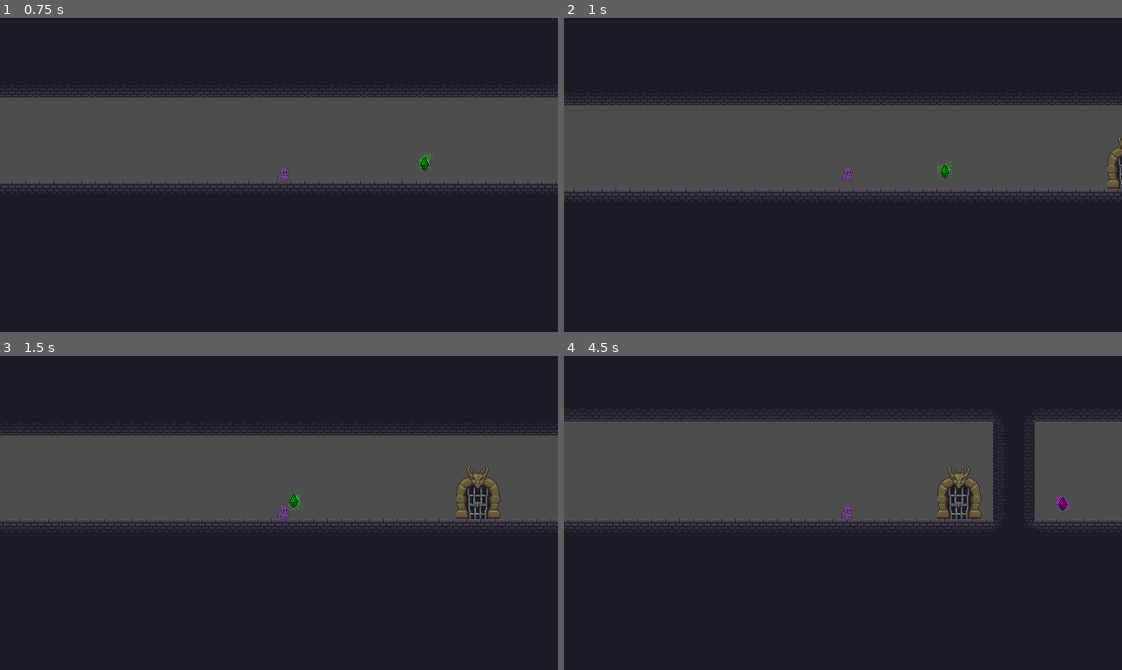
Above: before the commit, frames 1-4 (two rows, left to right).
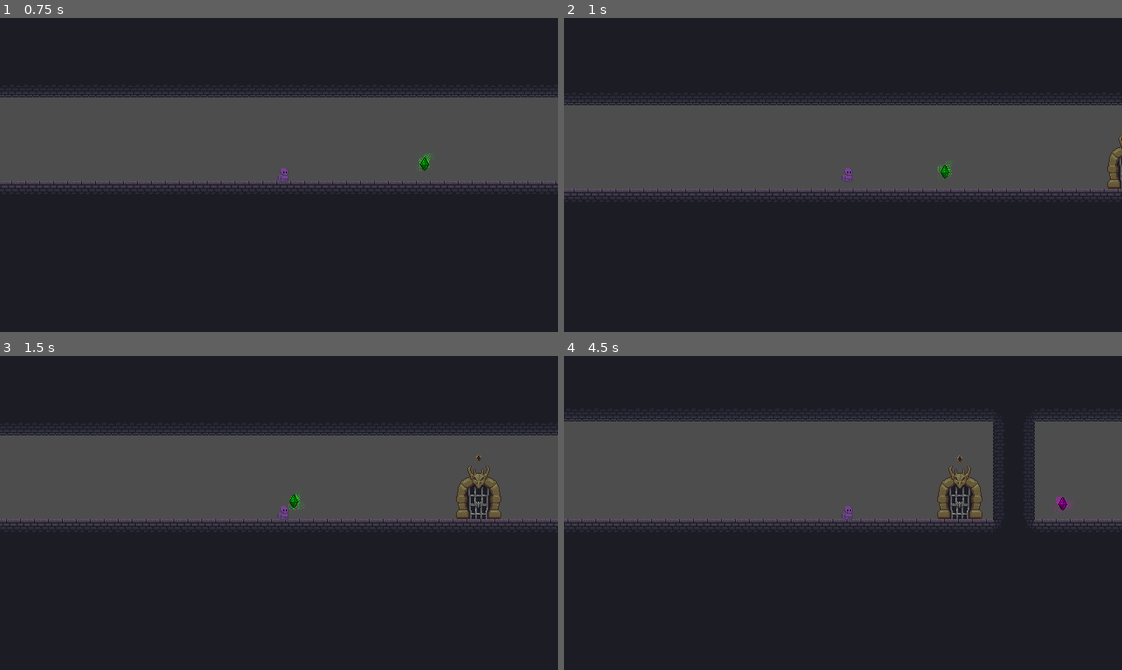
Above: after the commit, the same moments.

Repository: MatthewBL/Gates-and-Gems
Game: Godot game, scene res://scenes/level_manager/level_manager.tscn
Two runs of this game, one before a commit and one after it. Both use one fixed random seed, a clock stepped at 60 frames per second and the inputs below.
Inputs:
- Up to frame 1 (0.75 s): hold D (ui_right) from 0.53 s (still down); tap E (interact) at 0.6 s
- Up to frame 2 (1 s): keep holding D (ui_right); tap Space (ui_accept) at 0.77 s
- Up to frame 3 (1.5 s): keep holding D (ui_right); tap E (interact) at 1.35 s
- Up to frame 4 (4.5 s): tap Space (ui_accept) at 1.52, 3.02, 3.77 s; release D (ui_right) at 2.03 s; hold A (ui_left) 2.03-2.78 s; tap E (interact) every 0.75 s from 2.1 to 4.35 s; hold D (ui_right) 2.78-4.28 s; hold A (ui_left) from 4.28 s (still down)

Frame 1 is identical in both runs. In frame 2, 0.1% of the frame differs, in the area x 97-100%, y 37-55%; in frame 3, 0.5%, in the area x 81-90%, y 31-52%; in frame 4, 0.5%.

Commit message:
Add gem in door

Diff:
--- a/scenes/door.tscn
+++ b/scenes/door.tscn
@@ -20,7 +20,7 @@
 position = Vector2(26, -30.5)
 texture = ExtResource("2_uvdjg")
 region_enabled = true
-region_rect = Rect2(1, 1, 52, 61)
+region_rect = Rect2(0, 1, 52, 61)
 
 [node name="CollisionShape2D" type="CollisionShape2D" parent="." unique_id=259710735]
 position = Vector2(26, -30.5)
--- /dev/null
+++ b/scenes/door_gem.gd
@@ -0,0 +1,10 @@
+class_name DoorGem
+extends Sprite2D
+
+
+@onready var gem: Sprite2D = %Gem
+
+
+func set_gem_color(color: Color) -> void:
+	gem.visible = true
+	gem.modulate = color
--- /dev/null
+++ b/scenes/door_gem.tscn
@@ -0,0 +1,17 @@
+[gd_scene format=3 uid="uid://djeqe0yp5pkst"]
+
+[ext_resource type="Texture2D" uid="uid://bs6cdl03dhbwx" path="res://Assets/Escenario/Elementos/gema hueco.png" id="1_64vkw"]
+[ext_resource type="Script" uid="uid://w0p81m38ttmc" path="res://scenes/door_gem.gd" id="2_fniwu"]
+
+[node name="DoorGem" type="Sprite2D" unique_id=991967074]
+texture = ExtResource("1_64vkw")
+region_enabled = true
+region_rect = Rect2(0, 0, 6, 8)
+script = ExtResource("2_fniwu")
+
+[node name="Gem" type="Sprite2D" parent="." unique_id=1751800314]
+unique_name_in_owner = true
+visible = false
+texture = ExtResource("1_64vkw")
+region_enabled = true
+region_rect = Rect2(9, 1, 4, 6)
--- a/scenes/gem.gd
+++ b/scenes/gem.gd
@@ -25,12 +25,11 @@
 	collision_layer = 0
 	collision_mask = 0
 	var tween: Tween =  create_tween()
-	tween.tween_property(sprite_2d, "global_scale", Vector2(0.01, 0.01), 0.2)
+	tween.tween_property(sprite_2d, "global_scale", Vector2(0.01, 0.01), 0.1)
 	tween.parallel()
-	tween.tween_property(idle_particles_2d, "global_scale", Vector2(0.01, 0.01), 0.2)
+	tween.tween_property(idle_particles_2d, "global_scale", Vector2(0.01, 0.01), 0.1)
 	await tween.finished
-	sprite_2d.visible = false
-	idle_particles_2d.visible = false
+	destroy_particles_2d.modulate = modulate
+	destroy_particles_2d.reparent(get_parent())
 	destroy_particles_2d.emitting = true
-	await destroy_particles_2d.finished
 	queue_free()
--- a/scenes/level_manager/level_manager.gd
+++ b/scenes/level_manager/level_manager.gd
@@ -63,8 +63,12 @@
 	var gems = get_tree().get_nodes_in_group("Gem")
 	var id = target_gem.id
 	for gem in gems:
-		if gem.id == id:
+		if gem.id == id and gem != target_gem:
 			gem.destroy()
+	var color: Color = target_gem.modulate
+	await target_gem.destroy()
+	current_level.add_door_gem(color)
+
 
 
 func on_next_level() -> void:
--- a/scenes/levels/basic_level.tscn
+++ b/scenes/levels/basic_level.tscn
@@ -119,3 +119,6 @@
 [node name="Quicksand" type="TileMapLayer" parent="." unique_id=1107114903]
 z_index = 10
 tile_set = SubResource("TileSet_s6nli")
+
+[node name="DoorGemsContainer" type="Node2D" parent="." unique_id=918858841]
+unique_name_in_owner = true
--- a/scenes/levels/level.gd
+++ b/scenes/levels/level.gd
@@ -15,13 +15,14 @@
 
 
 var gem_count: int
-
+var door_gem_index: int = 0
 
 @onready var gem_container: Node2D = %GemContainer
 @onready var door: Door = %Door
 @onready var player_spawnpoint: Marker2D = %PlayerSpawnpoint
 @onready var collect_gem_sfx: AudioStreamPlayer = %CollectGemSFX
 @onready var open_door_sfx: AudioStreamPlayer = %OpenDoorSFX
+@onready var door_gems_container: Node2D = %DoorGemsContainer
 
 
 var doors
@@ -50,3 +51,8 @@
 	if door.is_opened:
 		door.play_footsteps()
 		next_level.emit()
+
+
+func add_door_gem(color: Color) -> void:
+	(door_gems_container.get_child(door_gem_index) as DoorGem).set_gem_color(color)
+	door_gem_index += 1
--- a/scenes/levels/level_1.tscn
+++ b/scenes/levels/level_1.tscn
@@ -2,6 +2,7 @@
 
 [ext_resource type="PackedScene" uid="uid://bpm4d2n1s1e0q" path="res://scenes/levels/basic_level.tscn" id="1_ksju7"]
 [ext_resource type="PackedScene" uid="uid://brfp15carawpf" path="res://scenes/gem.tscn" id="2_6iamk"]
+[ext_resource type="PackedScene" uid="uid://djeqe0yp5pkst" path="res://scenes/door_gem.tscn" id="3_nsrm0"]
 
 [node name="Level1" unique_id=510901832 instance=ExtResource("1_ksju7")]
 width = 51.0
@@ -18,3 +19,6 @@
 
 [node name="PlayerSpawnpoint" parent="." index="3" unique_id=1240467275]
 position = Vector2(184, 278)
+
+[node name="DoorGem" parent="DoorGemsContainer" parent_id_path=PackedInt32Array(918858841) index="0" unique_id=991967074 instance=ExtResource("3_nsrm0")]
+position = Vector2(598, 218)
--- a/scenes/levels/level_2.tscn
+++ b/scenes/levels/level_2.tscn
@@ -2,6 +2,7 @@
 
 [ext_resource type="PackedScene" uid="uid://bpm4d2n1s1e0q" path="res://scenes/levels/basic_level.tscn" id="1_g2h2n"]
 [ext_resource type="PackedScene" uid="uid://brfp15carawpf" path="res://scenes/gem.tscn" id="2_ra442"]
+[ext_resource type="PackedScene" uid="uid://djeqe0yp5pkst" path="res://scenes/door_gem.tscn" id="3_ra442"]
 
 [node name="BasicLevel" unique_id=510901832 instance=ExtResource("1_g2h2n")]
 width = 42.0
@@ -18,3 +19,6 @@
 
 [node name="PlayerSpawnpoint" parent="." index="3" unique_id=1240467275]
 position = Vector2(176, 299)
+
+[node name="DoorGem" parent="DoorGemsContainer" parent_id_path=PackedInt32Array(918858841) index="0" unique_id=991967074 instance=ExtResource("3_ra442")]
+position = Vector2(282, 235)
--- a/scenes/levels/level_3.tscn
+++ b/scenes/levels/level_3.tscn
@@ -2,6 +2,7 @@
 
 [ext_resource type="PackedScene" uid="uid://bpm4d2n1s1e0q" path="res://scenes/levels/basic_level.tscn" id="1_o8c3j"]
 [ext_resource type="PackedScene" uid="uid://brfp15carawpf" path="res://scenes/gem.tscn" id="2_44gv1"]
+[ext_resource type="PackedScene" uid="uid://djeqe0yp5pkst" path="res://scenes/door_gem.tscn" id="3_0ljxa"]
 
 [node name="Level3" unique_id=510901832 instance=ExtResource("1_o8c3j")]
 height = 27.0
@@ -30,3 +31,15 @@
 
 [node name="PlayerSpawnpoint" parent="." index="3" unique_id=1240467275]
 position = Vector2(167, 392)
+
+[node name="DoorGem" parent="DoorGemsContainer" parent_id_path=PackedInt32Array(918858841) index="0" unique_id=991967074 instance=ExtResource("3_0ljxa")]
+position = Vector2(480, 331)
+
+[node name="DoorGem2" parent="DoorGemsContainer" parent_id_path=PackedInt32Array(918858841) index="1" unique_id=1315921561 instance=ExtResource("3_0ljxa")]
+position = Vector2(468, 331)
+
+[node name="DoorGem3" parent="DoorGemsContainer" parent_id_path=PackedInt32Array(918858841) index="2" unique_id=1336184528 instance=ExtResource("3_0ljxa")]
+position = Vector2(456, 337)
+
+[node name="DoorGem4" parent="DoorGemsContainer" parent_id_path=PackedInt32Array(918858841) index="3" unique_id=1603102705 instance=ExtResource("3_0ljxa")]
+position = Vector2(492, 339)
Not shown, added: scenes/door_gem.gd.uid
